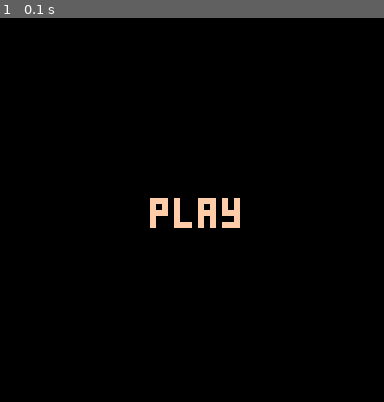
Above: before the commit, frame 1.
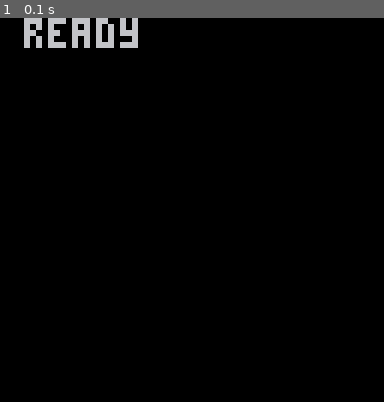
Above: after the commit, the same moment.

Repository: bikibird/denote
Game: PICO-8 cartridge audition.p8
The game is run twice, just before and just after one commit, with the same random seed, the same clock (stepped at 60 frames per second) and the same inputs.
Inputs:
- Up to frame 1 (0.1 s): no input

The runs differ from the first frame. In frame 1, 2.3% of the frame differs, in the area x 6-63%, y 0-55%.

Commit message:
Uupdated

Diff:
--- a/audition.p8
+++ b/audition.p8
@@ -8,16 +8,16 @@
 	musicIndex=0
 	sfxIndex=0
 	cls()
-	print("\^w\^tplay",50,60,15)
-
 end
 
 function _update()
 	if (peek(gpioAddress)==0) then  --request permission to send data
 		poke(gpioAddress,1)  --ready to receive data
+		print("\^w\^t ready")
 		return
 	end
 	if (peek(gpioAddress)==2) then  --sent sfx
+		print("\^w\^t txf sfx")
 		for i=0,67 do
 			poke(sfxAddress+sfxIndex*68+i,peek(gpioAddress+i+1))
 		end
@@ -26,6 +26,7 @@
 		return
 	end
 	if (peek(gpioAddress)==3) then  --sent music
+		print("\^w\^t txf music")
 		for i=0,3 do
 			poke(musicAddress+musicIndex*4+i,peek(gpioAddress+i+1))
 		end
@@ -34,22 +35,30 @@
 		return
 	end
 	if (peek(gpioAddress)==4) then  --request play
+		print("\^w\^t play")
 		music(0)
 		poke(gpioAddress,5)  --acknowledge play
 		return
 	end
 	if (peek(gpioAddress)==6) then --request pause
+		print("\^w\^t pause")
 		music(-1)
 		poke(gpioAddress,7)  --acknowledge pause
 		return
 	end
 	if (peek(gpioAddress)==8) then --reset
+		music(-1)
 		sfxIndex=0
 		musicIndex=0
 		for i=0,255 do
 			poke(musicAddress+i,64)
 		end
 		poke(gpioAddress,9)  --acknowledge reset
+		return
+	end
+	if (peek(gpioAddress)==10) then --request pause
+		poke(gpioAddress,11)  --done
+		print("\^w\^t txf complete")
 		return
 	end
 end
Not shown, changed: audition.js
Not shown, added: denote.css
Not shown, changed: index.html
